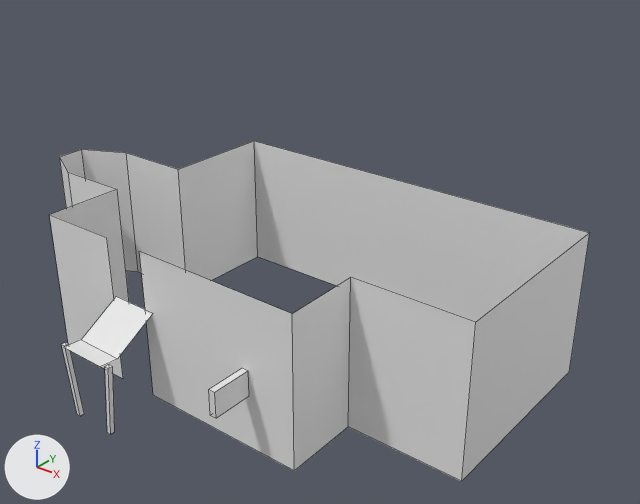
Two versions of the FBX model Assets/Meshes/CasaBruxaColisor.fbx, one commit apart.
Before and after are seen from a 50 mm lens placed at (16.48, -13.22, 14.2), pointed at (2.66, 4.06, 3.48). Arrows for +X, +Y and +Z are at lower left; the lights stay in place. Mesh edges are drawn as thin lines. Where no turn or scale is listed for an object, it has been applied to the vertices.

In view in the first picture: 'CasaBruxaColisor'.
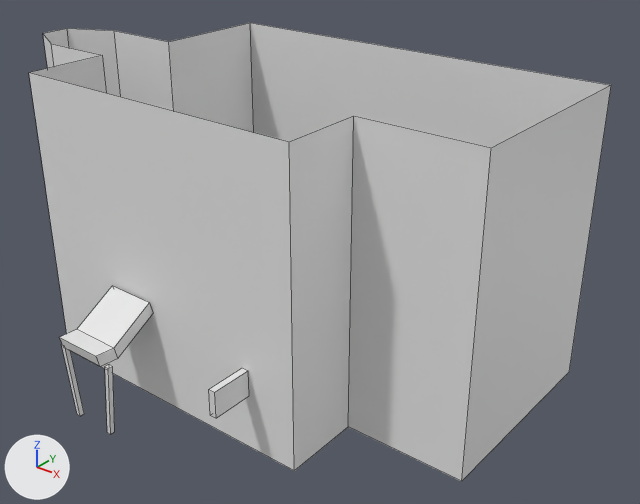
Location of each change, [x1, y1, x2, y2] in pixels of the pictures (640 x 504 px):
'CasaBruxaColisor', reshaped (8% wider, 35% taller): before [50, 141, 590, 481]; after [29, 23, 611, 481]

Diff of the bpy script that builds the scene:
```diff
--- a/Assets/Meshes/CasaBruxaColisor.fbx.py
+++ b/Assets/Meshes/CasaBruxaColisor.fbx.py
@@ me_plane @@
 # used by ob_casabruxacolisor; location = (0.0, 0.0, 0.0)
-me_plane.from_pydata(...)  # 58 vertices, 33 faces; spans x -7.2..8.7, y -2.0..8.0, z -0.2..4.4
+me_plane.from_pydata(...)  # 60 vertices, 40 faces; spans x -7.2..8.7, y -2.1..8.0, z -0.2..8.4
+# me_plane part 1
+# 16 vertices are removed from x -7.2..8.7, y -0.3..8.0, z 0.0..4.4
+# 15 faces are deleted
+# 6 vertices are added at (0.5, -0.3, 3.0), (-0.9, -0.3, 3.0), (-0.9, -2.1, 2.3), (0.5, -2.1, 2.3), (0.5, -1.6, 2.3), (-0.9, -1.6, 2.3)
+# 12 new vertices lie (0.0, 0.0, 8.4) away from vertices in x -7.2..8.7, y -0.3..8.0, z 0.0
+# 22 new faces join them
```
